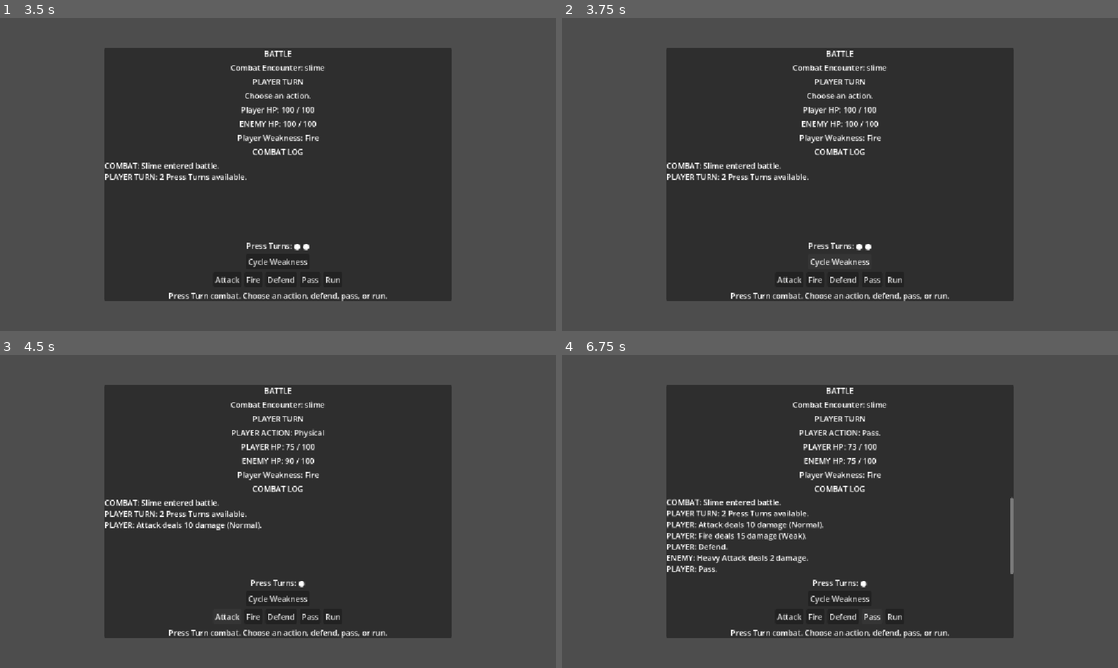
Above: before the commit, frames 1-4 (two rows, left to right).
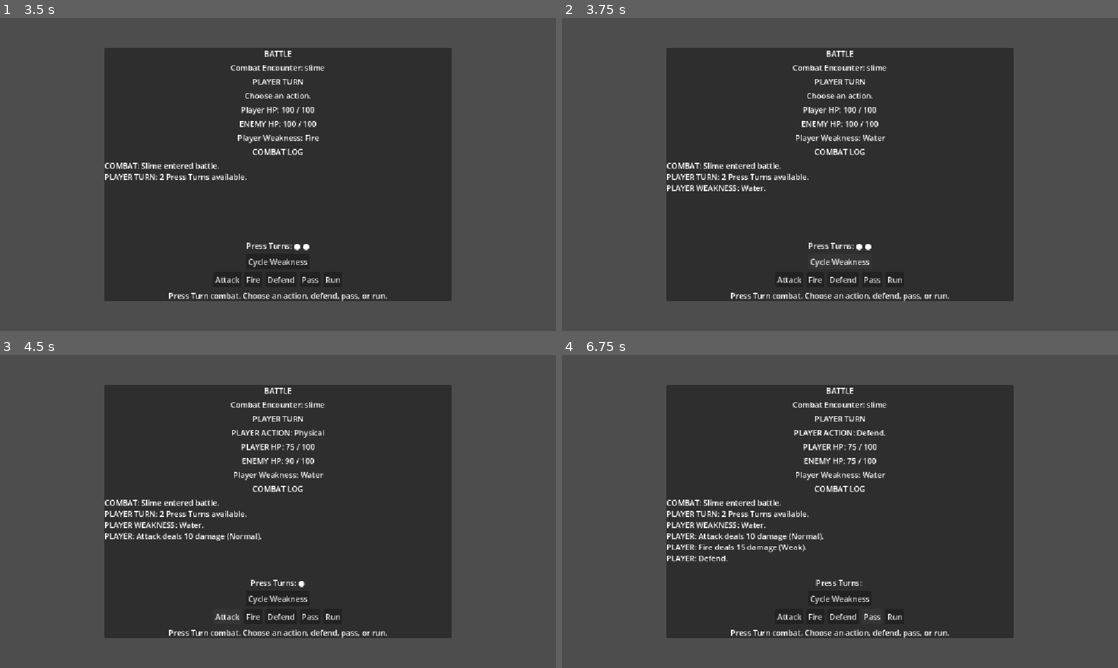
Above: after the commit, the same moments.

Repository: salexume94-pixel/Scripts
Game: Godot game, scene res://scenes/World.tscn
The game is run twice, just before and just after one commit, with the same random seed, the same clock (stepped at 60 frames per second) and the same inputs.
Inputs:
- Up to frame 1 (3.5 s): tap Enter at 0.5 s; hold Right (ui_right) 0.53-1.28 s; tap E at 0.6 s; hold Down (ui_down) 1.28-2 s; tap I at 1.35 s; click "Test Damage (-25 HP)" at 2 s; click "Test Battle (Slime)" at 2.75 s
- Up to frame 2 (3.75 s): click "Cycle Weakness" at 3.5 s
- Up to frame 3 (4.5 s): click "Attack" at 4.25 s
- Up to frame 4 (6.75 s): click "Fire" at 5 s; click "Defend" at 5.75 s; click "Pass" at 6.5 s

Frame 1 is identical in both runs. In frame 2, 0.4% of the frame differs, in the area x 18-59%, y 37-56%; in frame 3, 0.8%; in frame 4, 2.4%, in the area x 18-82%, y 24-75%.
Error before the commit: Invalid call. Nonexistent function 'get_player_weakness_debug' in base 'Node (combat_manager.gd)'. (res://combat/battle.gd:88)
Error after the commit: Invalid access to property or key 'accuracy' on a base object of type 'Resource (EnemyActionData)'. (res://systems/combat_manager.gd:270)

Commit message:
Fix Player weakness debug and Enemy elemental resolution

Diff:
--- a/systems/combat_manager.gd
+++ b/systems/combat_manager.gd
@@ -76,7 +76,7 @@
 	# Battle presentation scene or a recreated Player node.
 	var player_stats_node := player.get_node_or_null("PlayerStats")
 	if player_stats_node != null:
-		combat_state.player_affinities = player_stats_node.get("affinities").duplicate()
+		combat_state.player_affinities = player_stats_node.get("affinities").duplicate(true)
 
 	var first_action: Resource = enemy_data.actions[0]
 	combat_state.enemy_attack = first_action.power
@@ -261,17 +261,39 @@
 	active_combat.last_enemy_action_name = enemy_action.display_name
 
 	var player_defense: int = saved_stats.get("defense", 0)
-	var damage := maxi(active_combat.enemy_attack - player_defense, 1)
+	var base_damage := maxi(active_combat.enemy_attack - player_defense, 1)
 	if active_combat.player_defending:
 		# Defend currently halves the final incoming damage, with a minimum of 1.
-		damage = maxi(int(ceil(float(damage) * 0.5)), 1)
+		base_damage = maxi(int(ceil(float(base_damage) * 0.5)), 1)
 	active_combat.player_defending = false
+
+	var damage_result: Dictionary = COMBAT_RULES.resolve_damage_against_affinities(
+		base_damage,
+		enemy_action.damage_type,
+		active_combat.player_affinities,
+		enemy_action.accuracy,
+		enemy_action.critical_chance,
+		enemy_action.critical_multiplier
+	)
+	var damage: int = damage_result.damage
+	active_combat.last_enemy_damage_type = enemy_action.damage_type
+	active_combat.last_enemy_affinity = damage_result.affinity
+	active_combat.last_enemy_result_type = damage_result.result_type
 	var current_hp: int = saved_stats.get("hp", saved_stats.get("max_hp", 0))
-	var new_hp := maxi(current_hp - damage, 0)
+	var new_hp := current_hp
+	match damage_result.result_type:
+		"damage":
+			new_hp = maxi(current_hp - damage, 0)
+		"drain":
+			new_hp = mini(current_hp + damage, saved_stats.get("max_hp", current_hp))
+		"repel":
+			new_hp = maxi(current_hp - damage, 0)
+		"miss", "nullify":
+			pass
 	saved_stats["hp"] = new_hp
 	GameState.set_player_stats(saved_stats)
 	active_combat.last_enemy_damage = damage
-	_append_combat_log("ENEMY: %s deals %d damage." % [active_combat.last_enemy_action_name, damage])
+	_append_combat_log("ENEMY: %s deals %d damage (%s)." % [active_combat.last_enemy_action_name, damage, AFFINITIES.get_display_name(damage_result.affinity)])
 	enemy_attack_performed.emit(damage)
 
 	if new_hp <= 0:
@@ -452,6 +474,51 @@
 	## Allow the Battle presentation layer to record non-damage actions.
 	_append_combat_log(entry)
 
+func cycle_player_weakness() -> bool:
+	## Cycle the active Player elemental weakness through Fire, Water, Earth,
+	## Air, Light, and Dark for deterministic Enemy AI testing.
+	if not is_in_combat() or active_combat.player_affinities.is_empty():
+		return false
+
+	var elemental_types: Array[int] = [
+		DAMAGE_TYPES.Type.FIRE,
+		DAMAGE_TYPES.Type.WATER,
+		DAMAGE_TYPES.Type.EARTH,
+		DAMAGE_TYPES.Type.AIR,
+		DAMAGE_TYPES.Type.LIGHT,
+		DAMAGE_TYPES.Type.DARK,
+	]
+	var current_index := 0
+	for entry in active_combat.player_affinities:
+		if entry == null:
+			continue
+		if entry.affinity == AFFINITIES.Type.WEAK:
+			var found_index := elemental_types.find(entry.damage_type)
+			if found_index >= 0:
+				current_index = found_index
+			break
+
+	var next_index := (current_index + 1) % elemental_types.size()
+	for entry in active_combat.player_affinities:
+		if entry == null:
+			continue
+		if entry.damage_type in elemental_types:
+			entry.affinity = AFFINITIES.Type.WEAK if entry.damage_type == elemental_types[next_index] else AFFINITIES.Type.NORMAL
+
+	_append_combat_log("PLAYER WEAKNESS: %s." % DAMAGE_TYPES.get_display_name(elemental_types[next_index]))
+	return true
+
+func get_player_weakness_debug() -> String:
+	## Return the active elemental weakness for Battle presentation.
+	if not is_in_combat():
+		return "None"
+	for entry in active_combat.player_affinities:
+		if entry == null:
+			continue
+		if entry.affinity == AFFINITIES.Type.WEAK:
+			return DAMAGE_TYPES.get_display_name(entry.damage_type)
+	return "None"
+
 func get_player_affinity_debug() -> Array[String]:
 	var result: Array[String] = []
 	if not is_in_combat():
